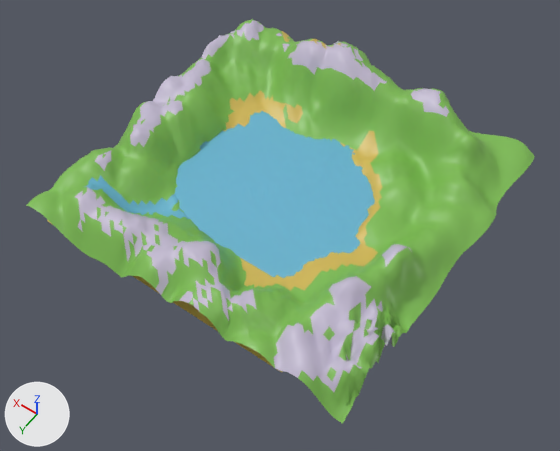
The COLLADA model src/main/resources/meshes/land_smooth.dae: old version first, new version second.
Rendered twice from a 50 mm camera at (-1553.0, 2260.0, 3171.0) aimed at (-97.0, 221.0, -32.0). Lighting does not change. The marker at lower left points along +X, +Y and +Z. Where no turn or scale is listed for an object, it has been applied to the vertices.
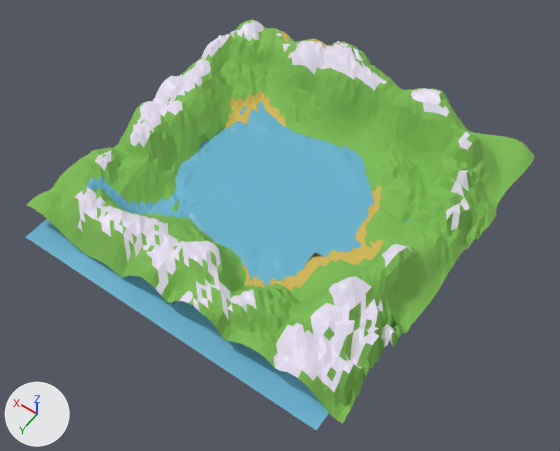
The newer file is also turned or shifted as a whole; pictures and numbers use the older file's frame.

Boxes [x1, y1, x2, y2] around the edits, measured in the pictures (560 x 451 px; the box of a moved part takes in the faces that stretch with it):
'Plane', reshaped
    before: [26, 19, 535, 424]
    after: [26, 19, 535, 430]
part 1 of me_plane_001, moved or reshaped
    before: [165, 107, 499, 292]
    after: [26, 102, 499, 430]
part 2 of me_plane_001, recoloured
    both: [369, 239, 384, 252]
part 3 of me_plane_001, recoloured (yellow to green)
    both: [270, 95, 383, 291]

Diff of the bpy script that builds the scene:
```diff
--- a/src/main/resources/meshes/land_smooth.dae.py
+++ b/src/main/resources/meshes/land_smooth.dae.py
@@ mat_material_003 @@
+mat_material_003 = principled_material('Material_003')
+mat_material_003.base_color = (0.548, 0.495, 0.64)  # light grey #c3bbd1
+mat_material_003.roughness = 0.44
+mat_material_003.emission_color = (0.23, 0.23, 0.23)  # grey #848484
+mat_material_003.emission_strength = 1.0
@@ mat_material_002 @@
+mat_material_002 = principled_material('Material_002')
+mat_material_002.base_color = (0.209, 0.501, 0.0885)  # green #7ebc54
+mat_material_002.roughness = 0.9
@@ mat_material_004 @@
+mat_material_004 = principled_material('Material_004')
+mat_material_004.base_color = (0.64, 0.47, 0.0935)  # yellow #d1b656
+mat_material_004.roughness = 0.9
@@ me_plane_001 @@
 # used by ob_plane; location = (-3.0, 0.0, -37.0)
-me_plane_001.from_pydata(...)  # 8450 vertices, 16384 faces; spans x -1000.0..963.0, y -998.0..962.0, z -36.0..396.0
-me_plane_001.materials.append(mat_material_003_001)  # light grey #c3bbd1
+me_plane_001.from_pydata(...)  # 10681 vertices, 20248 faces; spans x -1000.0..963.0, y -998.0..1057.0, z -73.0..396.0
+# me_plane_001 part 1: 11 vertices moved within x -601.0..573.0, y -564.0..565.0, z -20.0..82.0; 2930 vertices removed from x -1000.0..645.0, y -705.0..612.0, z -36.0..258.0; 5161 vertices added at x -1000.0..914.0, y -741.0..1057.0, z -73.0..259.0
+# me_plane_001 part 2: 7 faces spanning x -617.0..-435.0, y -32.0..108.0, z -10.0..57.0 switch from mat_material_002_001 (green #7ebc54) to mat_material_004 (yellow #d1b656)
+# me_plane_001 part 3: 83 faces spanning x -617.0..485.0, y -569.0..512.0, z 28.0..104.0 switch from mat_material_004_001_001 (yellow #d1b656) to mat_material_002 (green #7ebc54)
 me_plane_001.materials.append(mat_material_010_001)
+me_plane_001.materials.append(mat_material_003)  # light grey #c3bbd1
```
